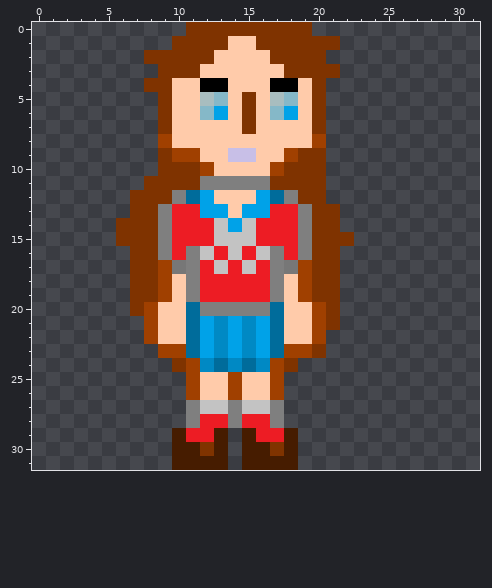
A pixel-art sprite gets an edit: objects/character.png. Above, as it was before the edit.
The file is 32x32 pixels.
After the commit:
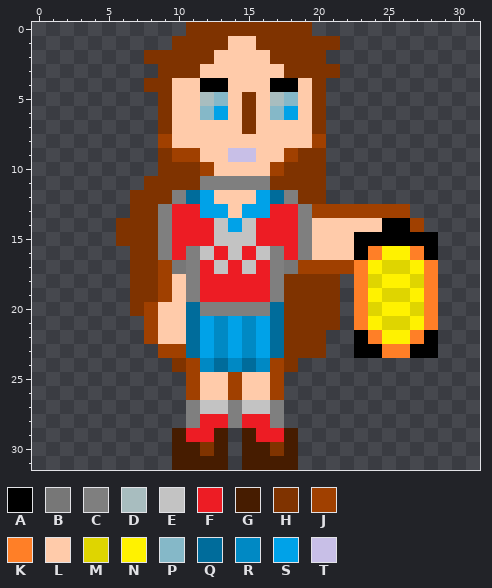
Palette (. is transparent): A #000000  B #777777  C #7f7f7f  D #a8bdbf  E #c3c3c3  F #ed1c24  G #461c00  H #7f3300  J #a04000  K #ff7f27  L #ffcbaa  M #dfd500  N #fff200  P #85b8c8  Q #006c9b  R #0089c4  S #00a2e8  T #c8bfe7
Change:
@@ x 16..30 @@
 12 SQCHH..........
-13 SFFCHH.........
-14 FFFCHH.........
-15 FFFCHHH........
-16 ECFCHH.........
-17 FCBJHH.........
-18 FCLJHH.........
-19 FCLJHH.........
-20 CQLLJH.........
-21 SQLLJH.........
-22 SQLLJ..........
-23 SQJJH..........
+13 SFFCJJJJJJJ....
+14 FFFCLLLLLAAJ...
+15 FFFCLLLAAAAAA..
+16 ECFCLLLAKNNKA..
+17 FCBJJJJKNMMNK..
+18 FCHHHH.KMNNMK..
+19 FCHHHH.KNMMNK..
+20 CQHHHH.KMNNMK..
+21 SQHHHH.KNMMNK..
+22 SQHHH..AKNNKA..
+23 SQHHH..AAKKAA..
 24 RJH............
